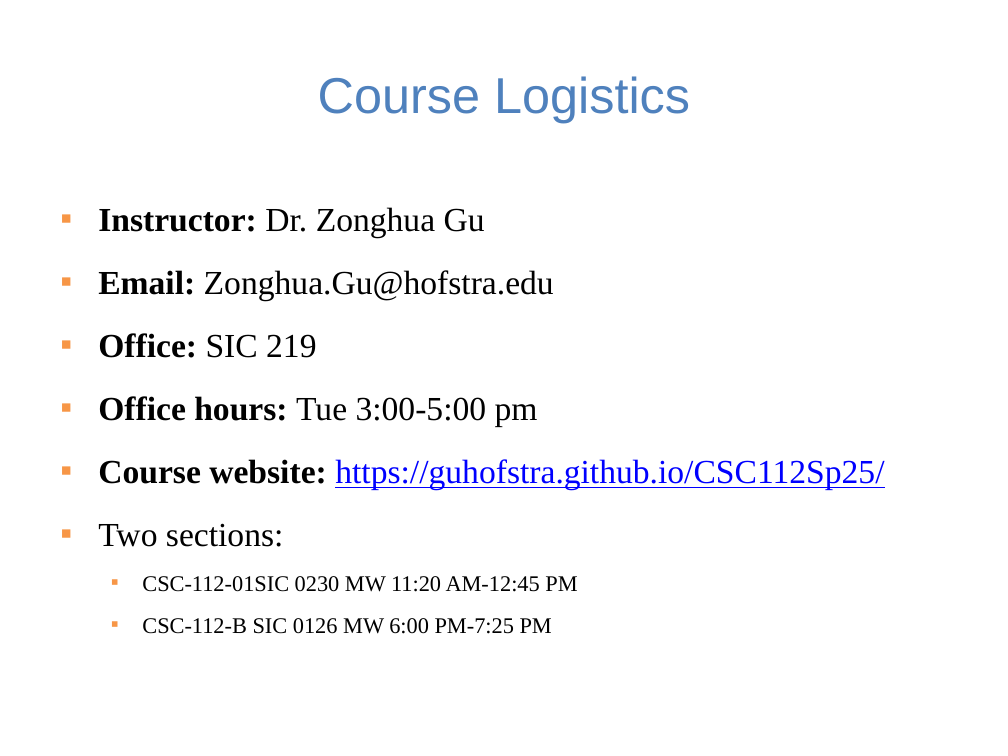
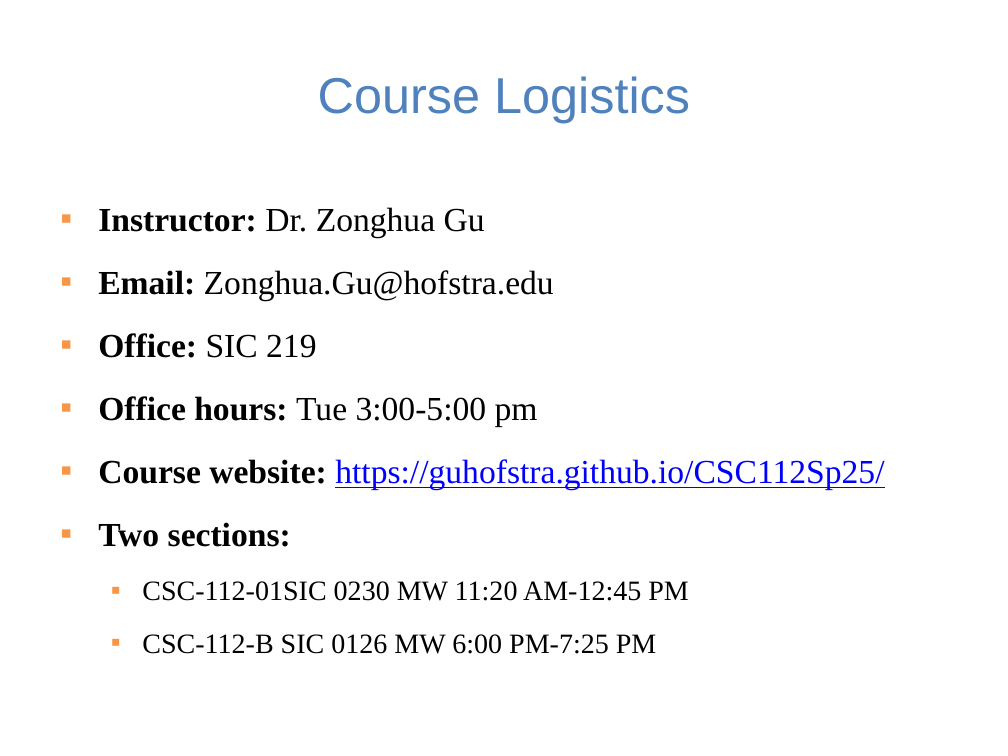
Before and after one commit to guhofstra/CSC256Fa25, a slide deck: slide 2 of PPTs/Lecture 0-course overview.pptx. Drawn at 1008x756 pixels with LibreOffice and Linux fonts; fonts in the diff are those of the drawing. Boxes give left, top, right and bottom in pixels: in the first picture for what was removed or moved away, otherwise in the second. Text is boxed around its words. In the diff, an @@ line names an element or a change of style, - is before the commit and + after.

```diff
--- a/PPTs/Lecture 0-course overview.pptx
+++ b/PPTs/Lecture 0-course overview.pptx
@@ text at [98,522,688,654]: bold on in "Two sections:"; size 16 to 20 pt in "CSC-112-01SIC 0230 MW 11:20 AM-12:45 PM", "CSC-112-B SIC 0126 MW 6:00 PM-7:25 PM" @@
```
Also in this commit, not shown: 2 other slides changed, 1 slide added, 26 other files.
